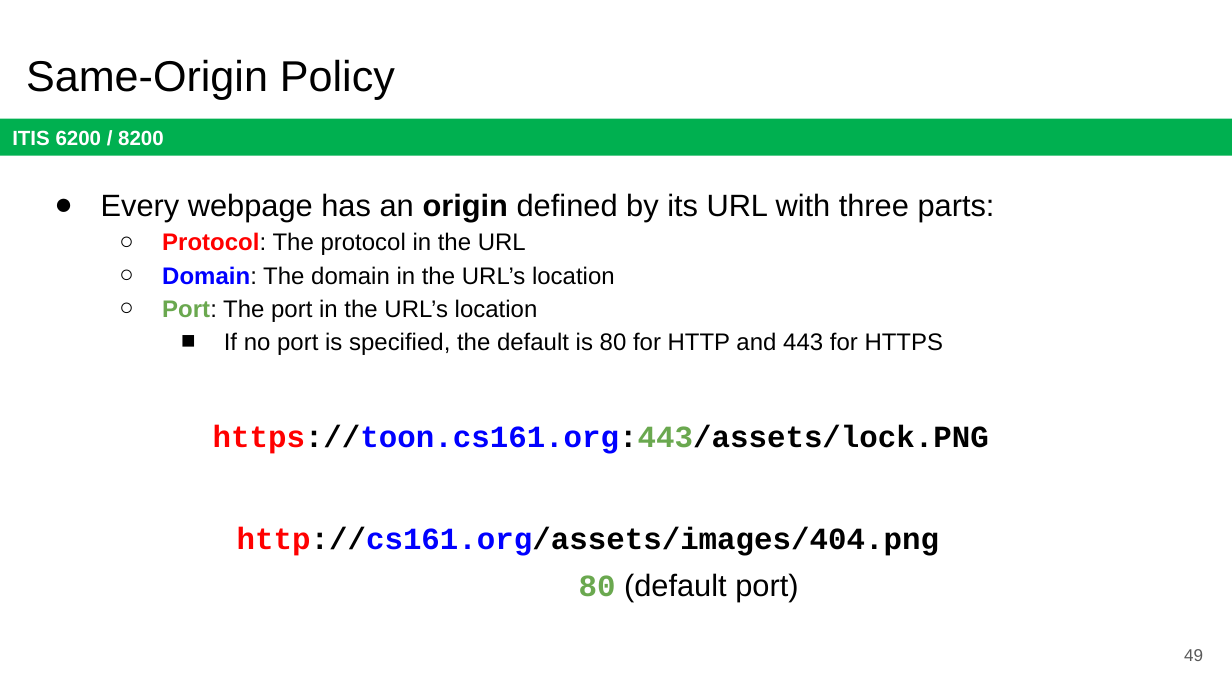
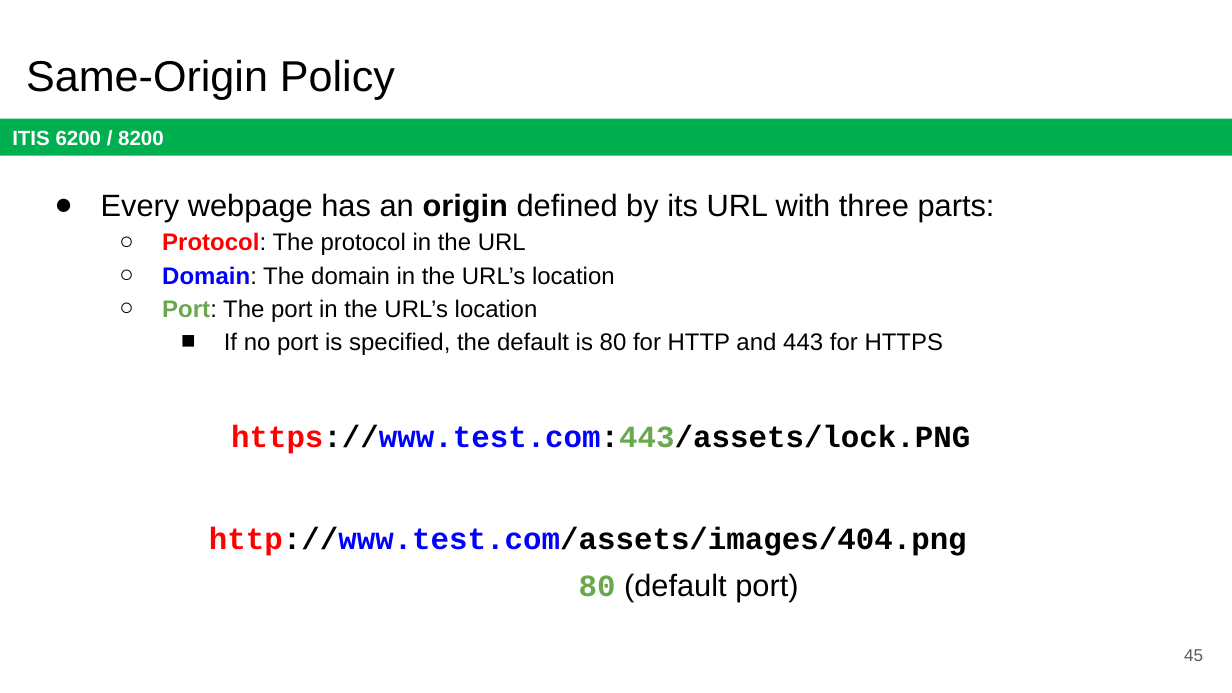
Before and after one commit to jx5c/github.io, a slide deck: slide 45 of teaching/ITIS6200/2023fa/lectures/lec10.pptx (slide 49 before the commit). Drawn at 1232x693 pixels with LibreOffice and Linux fonts; fonts in the diff are those of the drawing. Boxes give left, top, right and bottom in pixels: in the first picture for what was removed or moved away, otherwise in the second. Text is boxed around its words. In the diff, an @@ line names an element or a change of style, - is before the commit and + after.

```diff
--- a/teaching/ITIS6200/2023fa/lectures/lec10.pptx
+++ b/teaching/ITIS6200/2023fa/lectures/lec10.pptx
@@ text at <box>231,425,970,454</box>: text changed @@
-https://toon.cs161.org:443/assets/lock.PNG
+https://www.test.com:443/assets/lock.PNG
@@ text at <box>209,527,967,556</box>: text changed @@
-http://cs161.org/assets/images/404.png
+http://www.test.com/assets/images/404.png
@@ page number at <box>1184,649,1203,661</box>: text changed @@
-49
+45
```
Also in this commit, not shown: 11 other slides changed, 4 slides removed, 3 other files.
